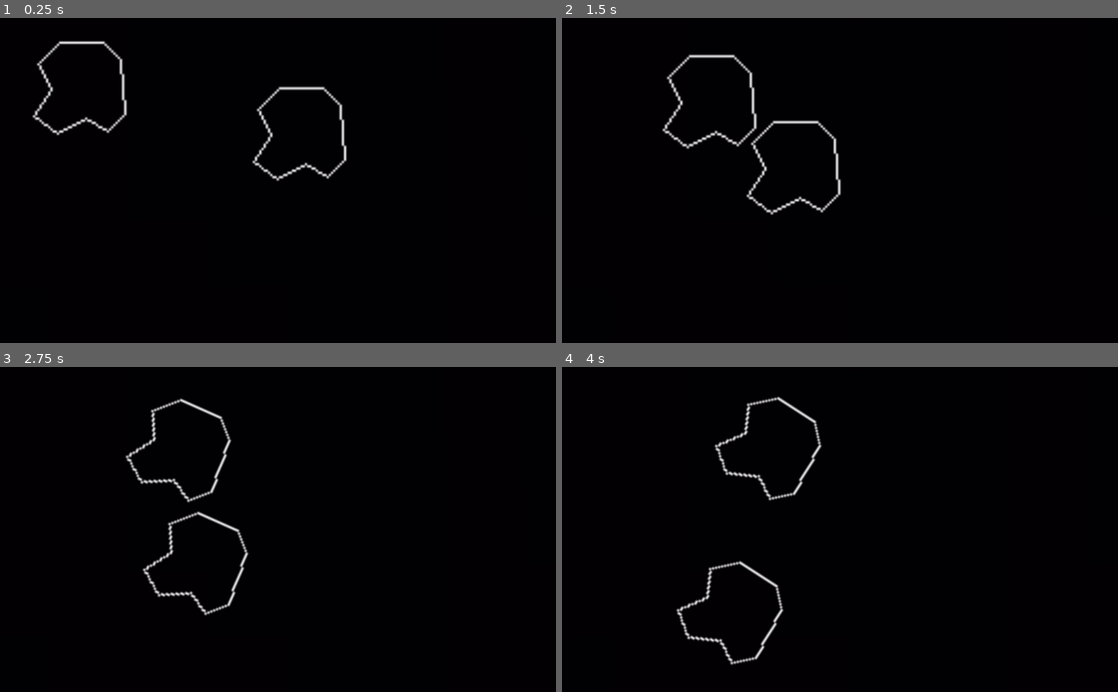
Above: before the commit, frames 1-4 (two rows, left to right).
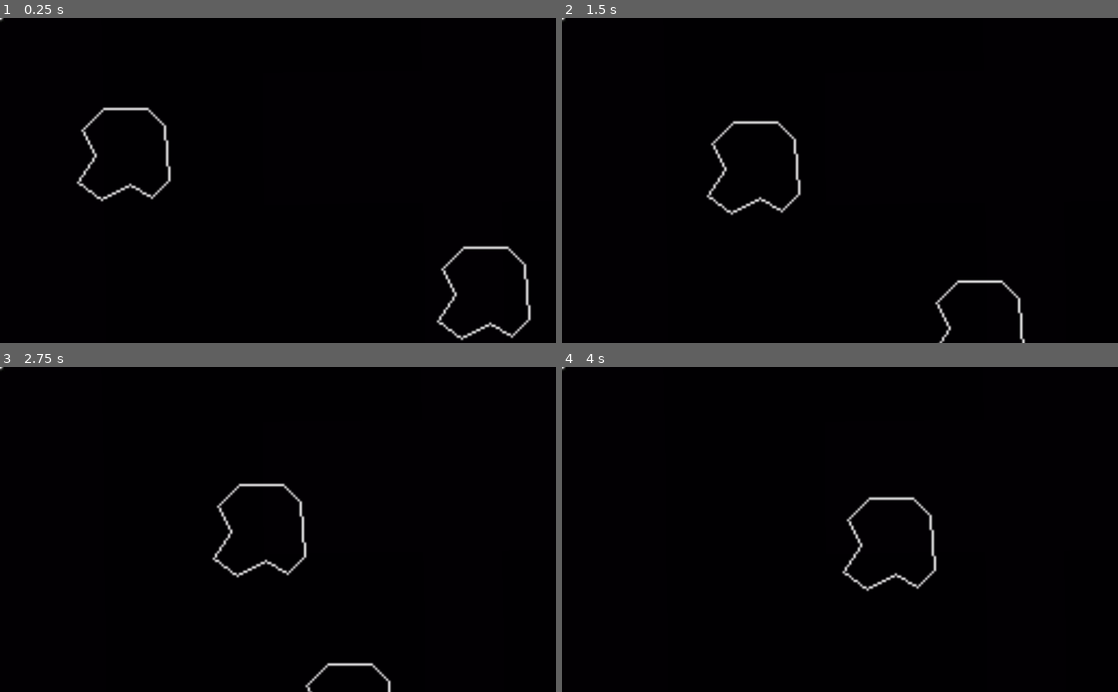
Above: after the commit, the same moments.

Repository: siucacm/MakeUC2021
Game: Godot game, scene res://Scenes/Asteriods.tscn
The game is run twice, just before and just after one commit, with the same random seed, the same clock (stepped at 60 frames per second) and the same inputs. This scene is started directly instead of the project's main scene.
Inputs:
- Up to frame 1 (0.25 s): no input
- Up to frame 2 (1.5 s): hold Right (ui_right) 0.53-1.28 s; hold Down (ui_down) from 1.28 s (still down)
- Up to frame 3 (2.75 s): release Down (ui_down) at 2.03 s; hold Right (ui_right) from 2.03 s (still down)
- Up to frame 4 (4 s): release Right (ui_right) at 2.78 s; hold Up (ui_up) 2.78-3.53 s; hold Left (ui_left) from 3.53 s (still down)

The runs differ from the first frame. In frame 1, 2.8% of the frame differs, in the area x 0-96%, y 0-100%; in frame 2, 2.4%; in frame 3, 2.3%; in frame 4, 2.1%.

Commit message:
Asteriods update

Diff:
--- a/RetroWare/Scenes/Asteriods.tscn
+++ b/RetroWare/Scenes/Asteriods.tscn
@@ -1,24 +1,24 @@
-[gd_scene load_steps=5 format=2]
+[gd_scene load_steps=7 format=2]
 
 [ext_resource path="res://scripts/AsteriodsScripts/AsteriodMovement.gd" type="Script" id=1]
 [ext_resource path="res://textures/Asteriods/blackSquare.png" type="Texture" id=2]
+[ext_resource path="res://textures/Asteriods/ShipStill.png" type="Texture" id=3]
 [ext_resource path="res://textures/Asteriods/Asteriod3shots.png" type="Texture" id=4]
-
-[sub_resource type="CircleShape2D" id=1]
-radius = 87.4396
+[ext_resource path="res://scripts/AsteriodsScripts/Ship.gd" type="Script" id=5]
+[ext_resource path="res://textures/Asteriods/AsteroidsBullets.jpeg" type="Texture" id=6]
 
 [node name="Node2D" type="Node2D"]
 
 [node name="Background" type="Sprite" parent="."]
 show_behind_parent = true
 light_mask = 4097
-position = Vector2( 8051.96, 14706.7 )
+position = Vector2( 8014.37, 15047.4 )
 rotation = -0.0136027
 scale = Vector2( 146.556, 122.339 )
 texture = ExtResource( 2 )
 
 [node name="Asteriod" type="RigidBody2D" parent="."]
-position = Vector2( 128.448, 121.003 )
+position = Vector2( 209.566, 243.304 )
 gravity_scale = 0.0
 linear_velocity = Vector2( 100, 20 )
 linear_damp = 0.0
@@ -32,11 +32,11 @@
 scale = Vector2( 4, 4 )
 texture = ExtResource( 4 )
 
-[node name="Collider" type="CollisionShape2D" parent="Asteriod"]
-shape = SubResource( 1 )
+[node name="CollisionPolygon2D" type="CollisionPolygon2D" parent="Asteriod"]
+polygon = PoolVector2Array( -40.3513, -77.1712, 38.0183, -78.1388, 68.9792, -49.113, 81.557, 50.5423, 48.6611, 82.4707, 5.12242, 61.1851, -47.124, 89.2433, -87.7601, 56.3474, -58.7343, 6.03605, -79.0524, -41.3728 )
 
 [node name="Asteriod2" type="RigidBody2D" parent="."]
-position = Vector2( 579.891, 198.204 )
+position = Vector2( 919.225, 492.525 )
 gravity_scale = 0.0
 linear_velocity = Vector2( -100, 50 )
 linear_damp = 0.0
@@ -50,5 +50,30 @@
 scale = Vector2( 4, 4 )
 texture = ExtResource( 4 )
 
-[node name="Collider" type="CollisionShape2D" parent="Asteriod2"]
-shape = SubResource( 1 )
+[node name="CollisionPolygon2D" type="CollisionPolygon2D" parent="Asteriod2"]
+polygon = PoolVector2Array( -39.959, -78.7114, 36.4755, -78.7114, 68.4039, -48.7181, 79.0467, 49.0021, 48.0859, 84.8006, 10.3523, 63.515, -44.7967, 86.7356, -90.2704, 56.7423, -56.407, 7.39844, -78.6602, -38.0753 )
+
+[node name="Ship" type="RigidBody2D" parent="."]
+position = Vector2( 474.423, 471.173 )
+rotation = -0.0136027
+scale = Vector2( 150, 150 )
+mass = 0.5
+gravity_scale = 0.0
+script = ExtResource( 5 )
+__meta__ = {
+"_edit_group_": true
+}
+
+[node name="Sprite" type="Sprite" parent="Ship"]
+position = Vector2( 0, -0.01 )
+rotation = 0.0162949
+scale = Vector2( 0.0204708, 0.0245213 )
+texture = ExtResource( 3 )
+
+[node name="CollisionPolygon2D" type="CollisionPolygon2D" parent="Ship"]
+polygon = PoolVector2Array( 0.00883862, -0.747257, 0.155097, -0.254498, -0.168538, -0.243954 )
+
+[node name="AsteroidsBullets" type="Sprite" parent="."]
+rotation = -1.24176e-09
+scale = Vector2( 3, 3.00009 )
+texture = ExtResource( 6 )
--- /dev/null
+++ b/RetroWare/scripts/AsteriodsScripts/Ship.gd
@@ -0,0 +1,30 @@
+extends "res://scripts/AsteriodsScripts/Weightless.gd"
+
+export(float) var engine_thrust = 200
+export(float) var spin_thrust = 2000
+
+var thrust = Vector2()
+var rotation_dir = 0
+
+# Called when the node enters the scene tree for the first time.
+
+func _process(_delta):
+	if Input.is_action_pressed("ui_up"):
+		thrust = Vector2(engine_thrust, 0)
+	else:
+		thrust = Vector2()
+
+	if Input.is_action_pressed("ui_left"):
+		rotation_dir = -1
+	elif Input.is_action_pressed("ui_right"):
+		rotation_dir = 1
+	else:
+		rotation_dir = 0
+
+	pass
+
+func _integrate_forces(state):
+	set_applied_force(thrust.rotated(rotation))
+	set_applied_torque(rotation_dir * spin_thrust)
+	._integrate_forces(state)
+	pass
--- a/RetroWare/Scenes/Timer.tscn
+++ b/RetroWare/scripts/AsteriodsScripts/Weightless.gd
@@ -1,29 +1,19 @@
-[gd_scene load_steps=3 format=2]
+extends RigidBody2D
 
-[ext_resource path="res://scripts/GameTimer.gd" type="Script" id=1]
-[ext_resource path="res://Fonts/MainFont.tres" type="DynamicFont" id=2]
+onready var sprite = get_node("Sprite")
+onready var viewport = get_viewport().get_visible_rect().size
 
-[node name="Timer" type="Control"]
-anchor_left = 1.0
-anchor_right = 1.0
-script = ExtResource( 1 )
-__meta__ = {
-"_edit_use_anchors_": false
-}
+func _integrate_forces(state):
+	var size = sprite.texture.get_size() * sprite.scale
+	var trans = state.get_transform()
+	if trans.origin.x < -size.x / 2:
+		trans.origin.x += viewport.x + size.x
+	elif trans.origin.x > viewport.x + size.x / 2:
+		trans.origin.x += viewport.x + size.x
+	elif trans.origin.y < -size.y / 2:
+		trans.origin.y += viewport.y + size.y
+	elif trans.origin.y > viewport.y + size.y / 2:
+		trans.origin.y += viewport.y + size.y
 
-[node name="CountdownTimer" type="Timer" parent="."]
-autostart = true
-
-[node name="Countdown" type="Label" parent="."]
-margin_left = 940.769
-margin_top = 7.00641
-margin_right = 1011.77
-margin_bottom = 49.0064
-custom_fonts/font = ExtResource( 2 )
-text = "10"
-align = 1
-__meta__ = {
-"_edit_use_anchors_": false
-}
-
-[connection signal="timeout" from="CountdownTimer" to="." method="_on_CountdownTimer_timeout"]
+		state.set_transform(trans)
+	pass
